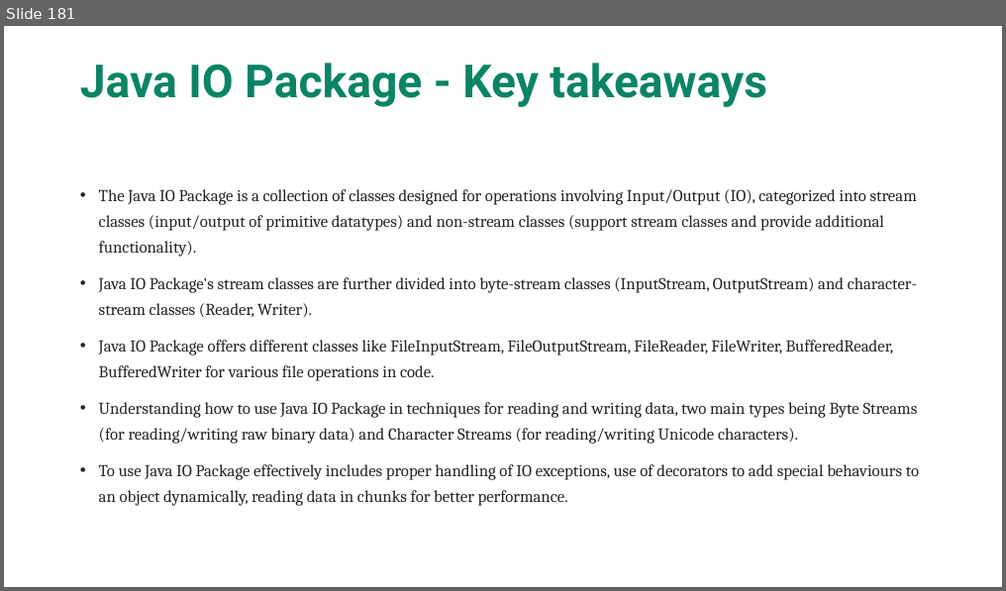
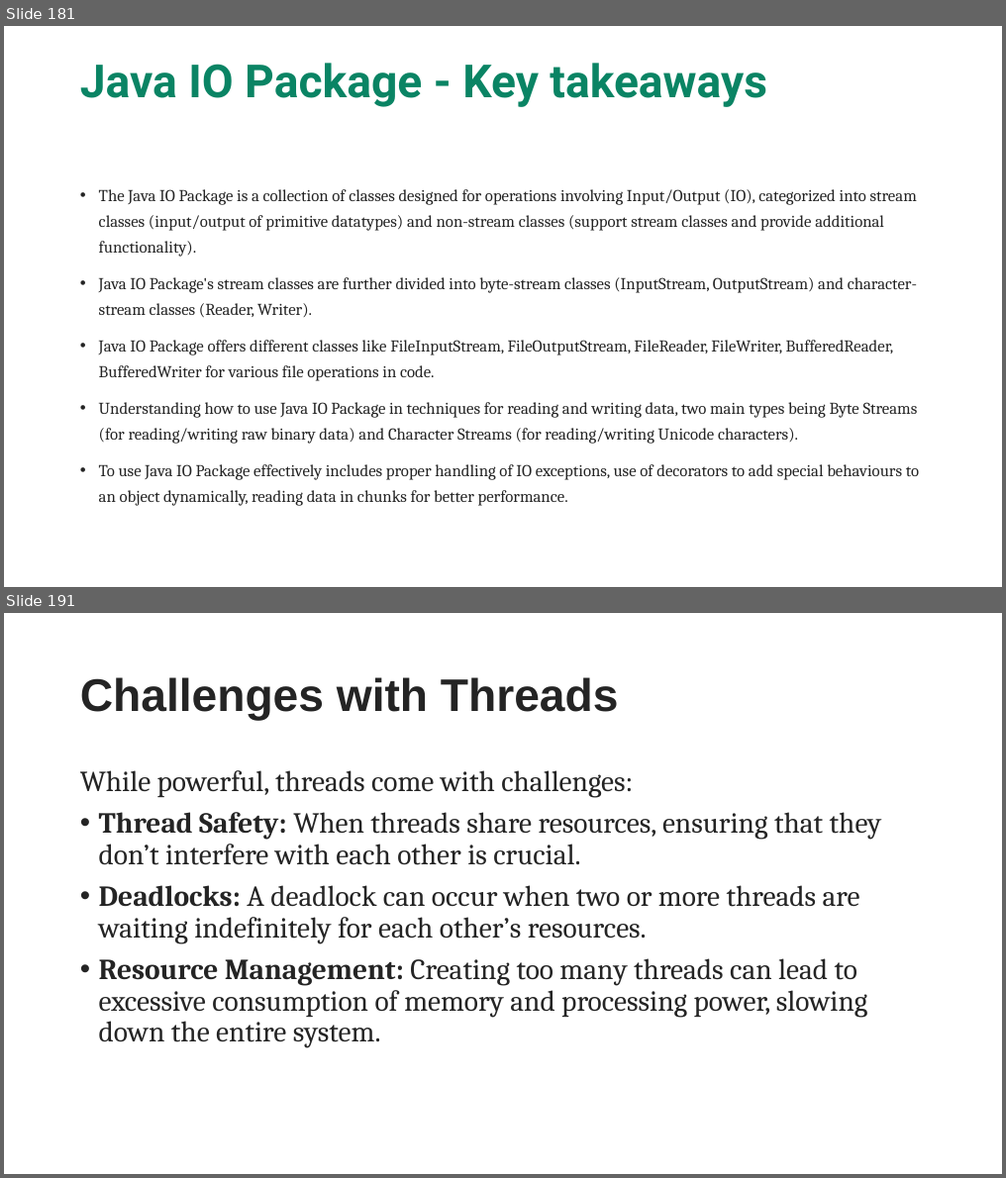
Before and after one commit to maddireddy/Core-Java, a slide deck: Notes/Core_Java.pptx. Shown one above the other, each under a label of ours: slide 181 before the commit, slides 181 and 191 after it; the slides between them are not shown. The pictures are 1006x591 and 1006x1178 pixels, drawn with LibreOffice and Linux fonts; fonts in the diff are those of the drawing. Boxes give left, top, right and bottom in pixels: in the first picture for what was removed or moved away, otherwise in the second. Text is boxed around its words. In the diff, an @@ line names an element or a change of style, - is before the commit and + after.

```diff
--- a/Notes/Core_Java.pptx
+++ b/Notes/Core_Java.pptx
@@ slide 191 added at (4,613,1002,1174), background #FFFFFF @@
@@ title added at (80,677,619,721), 44 pt, text #242424, bold @@
+Challenges with Threads
@@ text added at (80,770,882,1049), 28 pt, text #242424 @@
+While powerful, threads come with challenges:
+• Thread Safety: When threads share resources, ensuring that they don’t interfere with each other is crucial.
+• Deadlocks: A deadlock can occur when two or more threads are waiting indefinitely for each other’s resources.
+• Resource Management: Creating too many threads can lead to excessive consumption of memory and processing power, slowing down the entire system.
```
Also in this commit, not shown: 22 other slides added, 12 other files.
